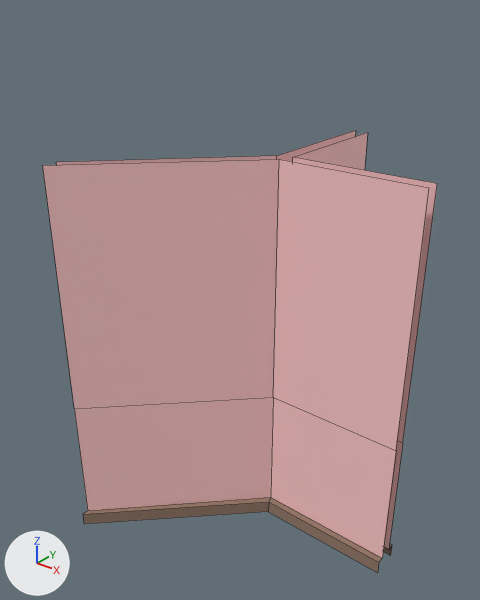
Two versions of the FBX model Content/Game_Art/FBX/Archi/SM_Y_Gauche.fbx, one commit apart.
Camera for both pictures: a 50 mm camera at (2.37, -3.38, 3.81) aimed at (-0.2, -0.17, 1.82). Lighting does not change. The marker at lower left points along +X, +Y and +Z. Mesh edges are drawn as thin lines. Where no turn or scale is listed for an object, it has been applied to the vertices.

The first picture shows 'SM_Y_Gauche'.
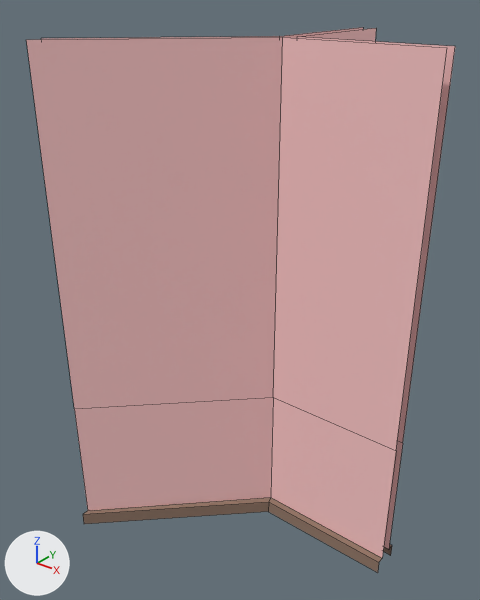
Where the newer file only moved an object's origin or applied its transform, the numbers keep the older frame.

The change in detail:
me_mesh has 45 vertices, 24 faces and spans x -1.0..1.0, y -1.1..1.0, z 0.0..2.8.
me_mesh is used by ob_sm_y_gauche; location (0.0, 0.0, 0.0).
me_mesh part 1: all 9 vertices in x -1.0..1.0, y -1.05..1.0, z 2.8 are moved by (0.0, 0.0, 0.7).

Pixel boxes (x1, y1, x2, y2) of what changed, in the pictures (480 x 600 px; the box of a moved part takes in the faces that stretch with it):
'SM_Y_Gauche', reshaped (9% wider, 23% taller)
    before: (43, 130, 437, 573)
    after: (26, 27, 455, 573)
part 1 of me_mesh, moved or reshaped
    before: (43, 130, 437, 352)
    after: (26, 27, 455, 352)
